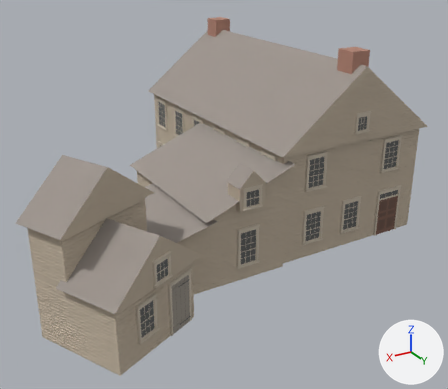
A saved change to the glTF model chicago/4d/assets/web/green_tree_tavern__frame_1833.glb.
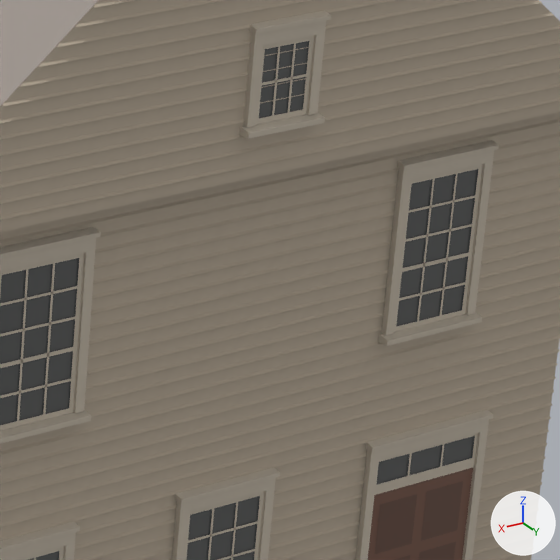
There are two pictures of each version: one whole from a 50 mm lens placed at (21.73, 31.04, 13.32), pointed at (8.51, 9.01, 2.3), one close up on the part from 69% to 92% of the width and 28% to 55% of the height. The axes (+X, +Y, +Z) are drawn at lower right. The lights are the same throughout. The older version's two pictures come first. Where no turn or scale is listed for an object, it has been applied to the vertices. Vertices at exactly the same position are counted once.

Objects in the first close-up: 'green_tree_tavern__frame_1833'.
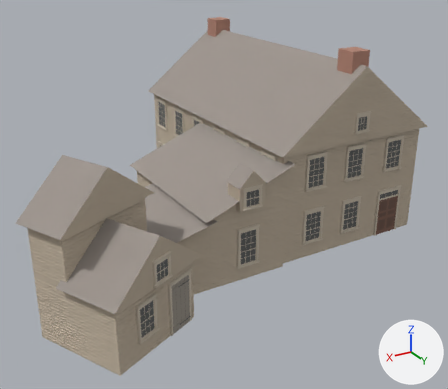
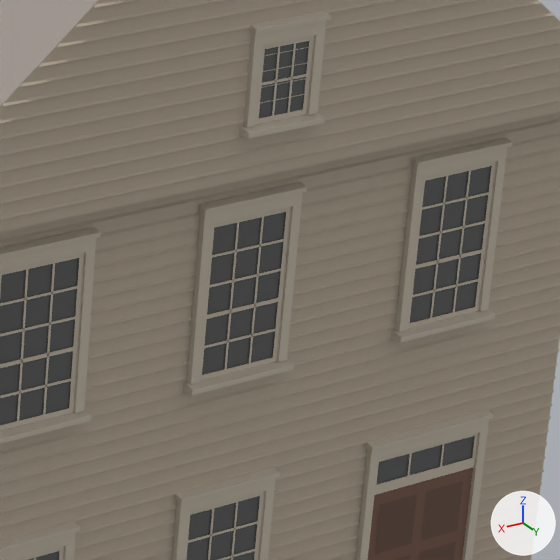
Diff of the bpy script that builds the scene:
```diff
--- a/chicago/4d/assets/web/green_tree_tavern__frame_1833.glb.py
+++ b/chicago/4d/assets/web/green_tree_tavern__frame_1833.glb.py
@@ me_green_tree_tavern__frame_1833 @@
-me_green_tree_tavern__frame_1833.from_pydata(...)  # 5009 vertices, 3620 faces; spans x -9.2..9.2, y -8.1..8.1, z -4.4..4.4
+me_green_tree_tavern__frame_1833.from_pydata(...)  # 5083 vertices, 3676 faces; spans x -9.2..9.2, y -8.1..8.1, z -4.4..4.4
+# me_green_tree_tavern__frame_1833 part 1: the loose piece of 18 vertices spanning x -3.5..-2.5, y 4.5..4.6, z -1.1..0.4 is copied, and the copy is moved by (-2.1, 0.0, 0.0); it spans x -5.7..-4.6, y 4.5..4.6, z -1.1..0.4
+# me_green_tree_tavern__frame_1833 part 2: the loose piece of 10 vertices spanning x -7.8..-6.8, y 4.5..4.6, z 0.4 is moved by (-0.2, 0.0, 0.0)
+# me_green_tree_tavern__frame_1833 part 3: the loose piece of 4 vertices spanning x -7.7..-6.9, y 4.5, z -0.6..-0.5 is moved by (-0.2, 0.0, 0.0)
+# me_green_tree_tavern__frame_1833 part 4: the loose piece of 4 vertices spanning x -7.4, y 4.5, z -1.1..0.2 is moved by (-0.2, 0.0, 0.0)
+# me_green_tree_tavern__frame_1833 part 5: the loose piece of 4 vertices spanning x -7.4, y 4.5, z -1.1..0.2 is copied, and the copy is moved by (0.1, 0.0, 0.0); it spans x -7.3, y 4.5, z -1.1..0.2
+# me_green_tree_tavern__frame_1833 part 6: the loose piece of 4 vertices spanning x -7.7..-6.9, y 4.5, z -0.8 is moved by (-0.2, 0.0, 0.0)
+# me_green_tree_tavern__frame_1833 part 7: the loose piece of 4 vertices spanning x -7.7..-6.9, y 4.5, z -0.3 is moved by (-0.2, 0.0, 0.0)
+# me_green_tree_tavern__frame_1833 part 8: the loose piece of 4 vertices spanning x -7.7..-6.9, y 4.5, z -0.1..0.0 is moved by (-0.2, 0.0, 0.0)
+# me_green_tree_tavern__frame_1833 part 9: the loose piece of 10 vertices spanning x -7.8..-6.7, y 4.5..4.6, z -1.2..-1.1 is copied, and the copy is moved by (2.1, 0.0, 0.0); it spans x -5.7..-4.6, y 4.5..4.6, z -1.2..-1.1
+# me_green_tree_tavern__frame_1833 part 10: the loose piece of 10 vertices spanning x -3.6..-2.5, y 4.5..4.6, z 0.4 is copied, and the copy is moved by (-2.1, 0.0, 0.0); it spans x -5.7..-4.6, y 4.5..4.6, z 0.4
+# me_green_tree_tavern__frame_1833 part 11: the loose piece of 12 vertices spanning x -3.4..-2.6, y 4.5, z -1.1..0.2 is copied, and the copy is moved by (-2.1, 0.0, 0.0); it spans x -5.6..-4.7, y 4.5, z -1.1..0.2
+# me_green_tree_tavern__frame_1833 part 12: the loose piece of 4 vertices spanning x -5.5..-4.8, y 4.5, z -2.6..-2.5 is copied, and the copy is moved by (0.0, 0.0, 2.0); it spans x -5.5..-4.8, y 4.5, z -0.6..-0.5
+# me_green_tree_tavern__frame_1833 part 13: the loose piece of 4 vertices spanning x -7.2..-7.1, y 4.5, z -1.1..0.2 is copied, and the copy is moved by (1.9, 0.0, 0.0); it spans x -5.3, y 4.5, z -1.1..0.2
+# me_green_tree_tavern__frame_1833 part 14: the loose piece of 4 vertices spanning x -3.2..-3.1, y 4.5, z -1.1..0.2 is copied, and the copy is moved by (-1.9, 0.0, 0.0); it spans x -5.0, y 4.5, z -1.1..0.2
+# me_green_tree_tavern__frame_1833 part 15: the loose piece of 4 vertices spanning x -5.5..-4.8, y 4.5, z -2.6..-2.5 is copied, and the copy is moved by (0.0, 0.0, 1.7); it spans x -5.5..-4.8, y 4.5, z -0.8
+# me_green_tree_tavern__frame_1833 part 16: 11 vertices moved from x -7.8..-6.8, y 4.5..4.6, z -1.1..0.4 to x -7.9..-6.9, y 4.5..4.6, z -1.2..0.4; 29 vertices removed from x -7.8..-6.7, y 4.5..4.6, z -1.2..0.4; 33 vertices added at x -8.0..-4.8, y 4.5..4.6, z -1.2..0.4
+# other edits to the shape of me_green_tree_tavern__frame_1833 do not show in these pictures
 me_green_tree_tavern__frame_1833.materials.append(mat_wall)
```

Pixel boxes (x1, y1, x2, y2) of what changed, in the close-ups (560 x 560 px; the box of a moved part takes in the faces that stretch with it):
part 1 of me_green_tree_tavern__frame_1833, added
    after: (187, 192, 303, 384)
part 2 of me_green_tree_tavern__frame_1833, moved or reshaped
    before: (398, 140, 499, 170)
    after: (411, 138, 512, 167)
part 3 of me_green_tree_tavern__frame_1833, moved or reshaped
    before: (402, 252, 469, 272)
    after: (416, 249, 482, 269)
part 4 of me_green_tree_tavern__frame_1833, moved or reshaped
    before: (440, 174, 458, 316)
    after: (453, 171, 471, 312)
part 5 of me_green_tree_tavern__frame_1833, added
    after: (430, 176, 448, 318)
part 6 of me_green_tree_tavern__frame_1833, moved or reshaped
    before: (399, 282, 465, 301)
    after: (412, 279, 478, 297)
part 7 of me_green_tree_tavern__frame_1833, moved or reshaped
    before: (405, 224, 472, 242)
    after: (419, 221, 485, 239)
part 8 of me_green_tree_tavern__frame_1833, moved or reshaped
    before: (409, 195, 475, 213)
    after: (422, 192, 489, 210)
part 9 of me_green_tree_tavern__frame_1833, added
    after: (183, 359, 294, 395)
part 10 of me_green_tree_tavern__frame_1833, added
    after: (199, 182, 307, 213)
part 11 of me_green_tree_tavern__frame_1833, added
    after: (200, 207, 291, 381)
part 12 of me_green_tree_tavern__frame_1833, added
    after: (207, 298, 278, 319)
part 13 of me_green_tree_tavern__frame_1833, added
    after: (249, 217, 264, 363)
part 14 of me_green_tree_tavern__frame_1833, added
    after: (224, 222, 239, 370)
part 15 of me_green_tree_tavern__frame_1833, added
    after: (204, 329, 275, 348)
part 16 of me_green_tree_tavern__frame_1833, moved or reshaped
    before: (378, 150, 494, 346)
    after: (209, 147, 507, 343)
